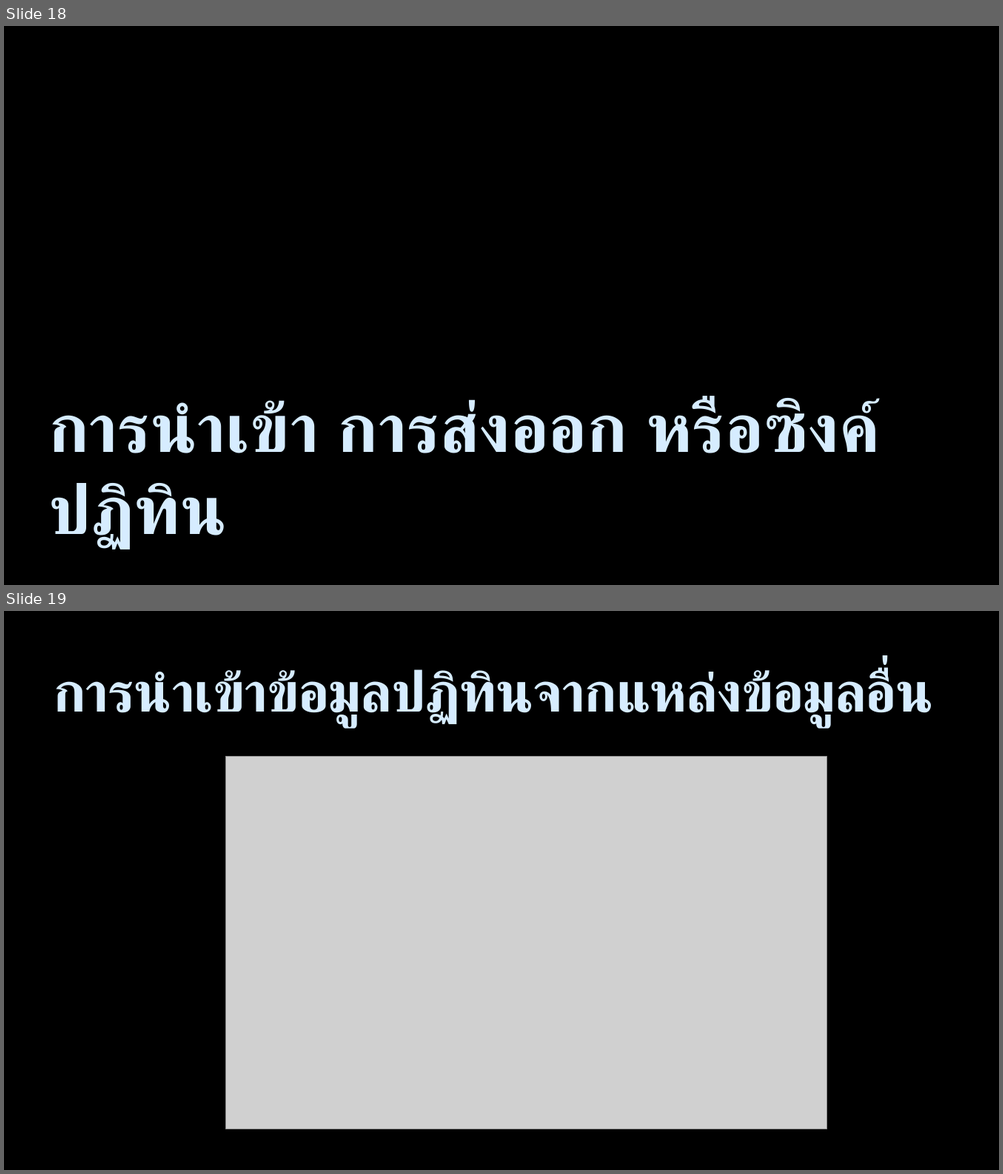
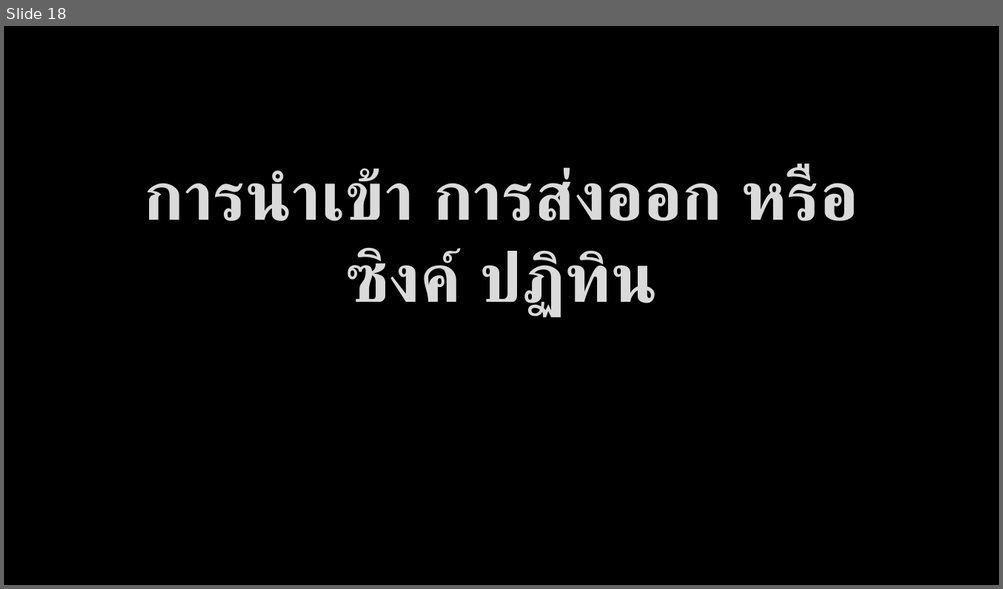
Before and after one commit to bratchasak/gcalendar, a slide deck: Google Calendar.pptx. Shown one above the other, each under a label of ours: slides 18 and 19 before the commit, slide 18 after it. The pictures are 1003x1174 and 1003x589 pixels, drawn with LibreOffice and Linux fonts; fonts in the diff are those of the drawing; grey boxes stand for pictures; background and template pictures are left out. Boxes give left, top, right and bottom in pixels: in the first picture for what was removed or moved away, otherwise in the second. Text is boxed around its words. In the diff, an @@ line names an element or a change of style, - is before the commit and + after.

```diff
--- a/Google Calendar.pptx
+++ b/Google Calendar.pptx
@@ slide 19 removed at (x1=4, y1=611, x2=999, y2=1170), background #000000; not listed: 3 template elements that a slide beside it also shows @@
@@ title removed at (x1=54, y1=669, x2=933, y2=727) @@
-การนำเข้าข้อมูลปฏิทินจากแหล่งข้อมูลอื่น
@@ picture removed at (x1=226, y1=757, x2=827, y2=1130) @@
@@ slide 18 changed as well @@
@@ title "การนำเข้า การส่งออก หรือซิงค์ ปฏิทิน" moved from (x1=48, y1=399, x2=880, y2=550) to (x1=144, y1=167, x2=858, y2=318) @@
@@ title "การนำเข้า การส่งออก หรือซิงค์ ปฏิทิน" at (x1=144, y1=167, x2=858, y2=318): text colour #D6ECFF to #DADADA, letter outline none to #404040 0.75 pt; alignment left to centre; vertical alignment top to bottom @@
```
Also in this commit, not shown: 17 other slides changed, 1 slide added, 5 other slides removed, 1 other file.
